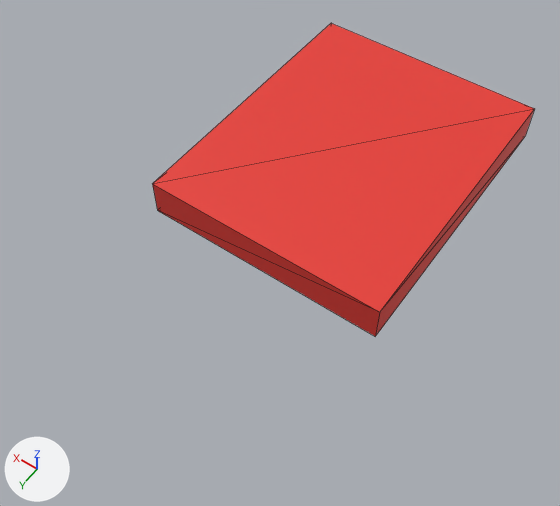
The glTF model assets/level.gltf: old version first, new version second.
Before and after are seen from a 50 mm lens placed at (-13.3, 26.7, 41.0), pointed at (0.5, 7.4, 10.6). Lighting does not change. The marker at lower left points along +X, +Y and +Z. The first picture is the older version. Mesh edges are drawn as thin lines. Vertices at exactly the same position are counted once.

Objects in the first picture: 'Brushes.001'.
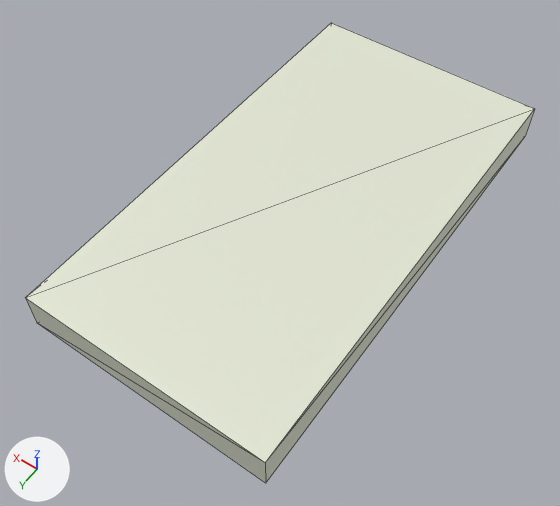
The change, as a diff of the scene's bpy script:
```diff
--- a/assets/level.gltf.py
+++ b/assets/level.gltf.py
@@ mat_material_001 @@
 n2 = _N.new('ShaderNodeMix'); n2.name = 'Mix'
 n2.inputs[0].default_value = 1.0  # 'Factor'
-n2.inputs[7].default_value = (0.8, 0.0422, 0.0313, 1.0)  # 'B', red #e73a31
+n2.inputs[7].default_value = (0.772, 0.8, 0.663, 1.0)  # 'B', white #e4e7d5
 n3 = _N.new('ShaderNodeVertexColor'); n3.name = 'Color Attribute'
@@ me_box_001 @@
 # used by ob_brushes_001; location = (7.0, -7.0, 13.0)
-me_box_001.from_pydata(...)  # 8 vertices, 12 faces; spans x -13.0..0.0, y 0.0..16.0, z -2.0..0.0
+me_box_001.from_pydata(...)  # 8 vertices, 12 faces; spans x -13.0..0.0, y 0.0..24.4, z -2.0..0.0
+# me_box_001 part 1: the whole mesh is scaled about the mesh origin by (1, 1.52, 1)
 me_box_001.materials.append(mat_material_001)
```

Location of each change, (x1, y1, x2, y2) in pixels of the pictures (560 x 506 px):
'Brushes.001', surface changed, moved, rescaled (red to white, 33% wider, 46% taller)
    before: (153, 23, 534, 337)
    after: (26, 23, 534, 483)
